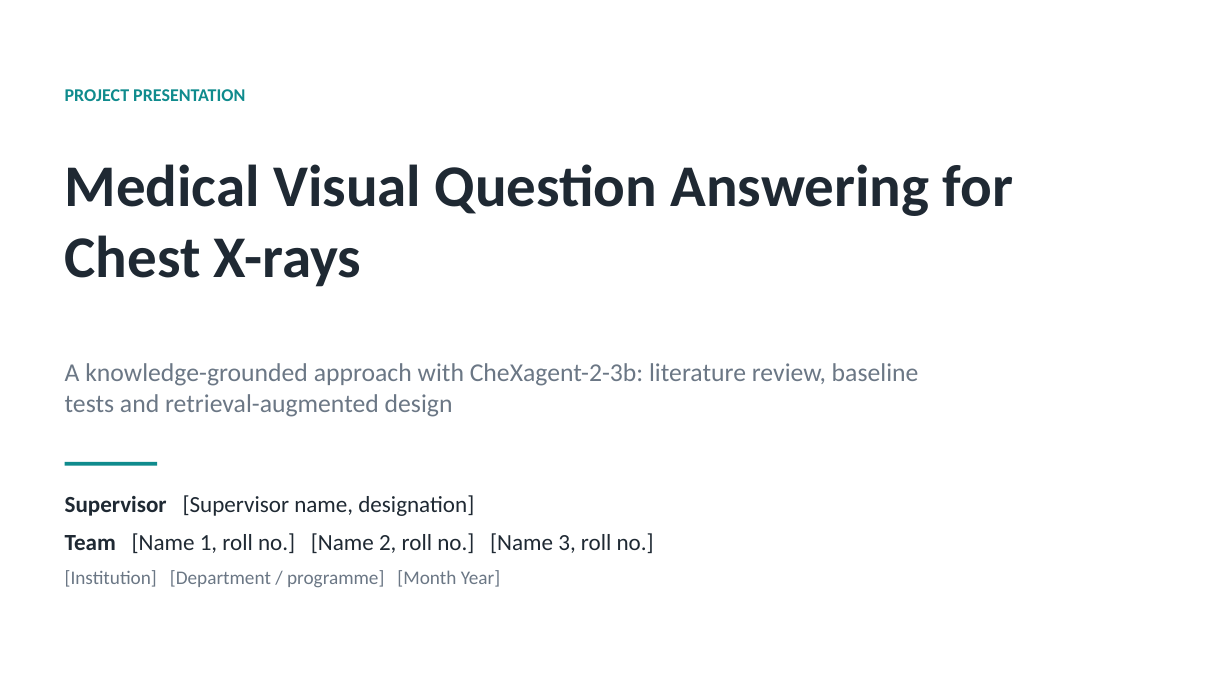
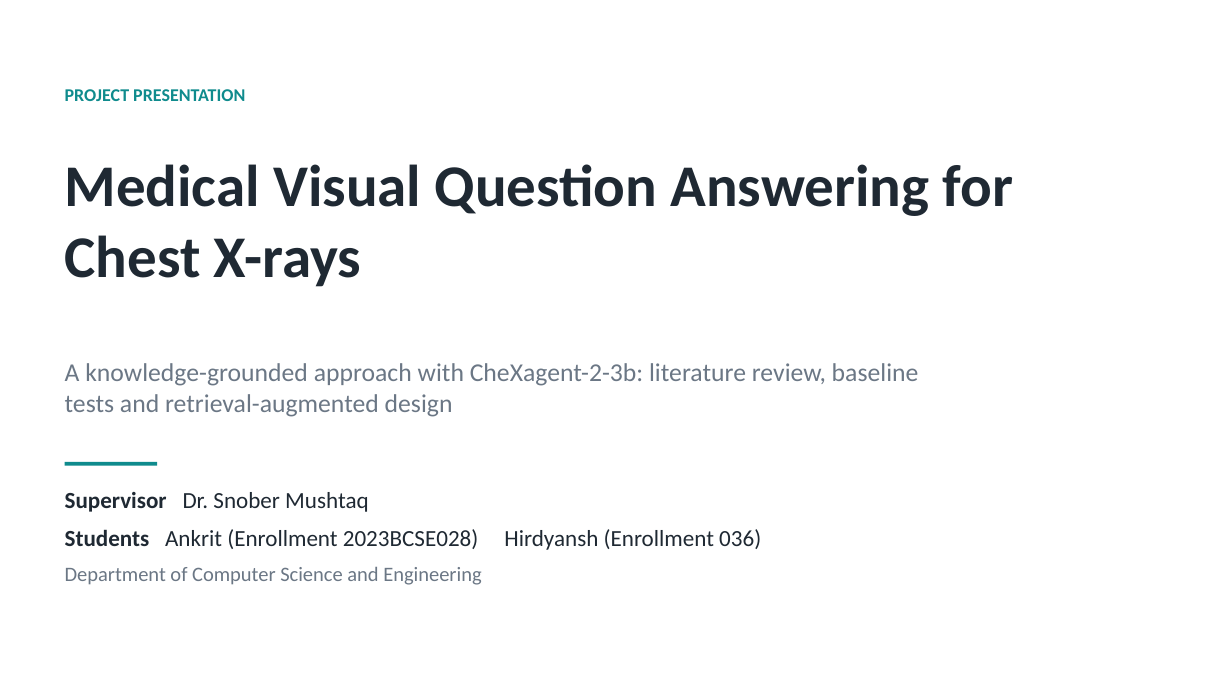
Before and after one commit to Ankritjarngal/medvqa-cxr-chexagent, a slide deck: slide 1 of deliverables/presentation/Medical_VQA_CXR_Project_Presentation.pptx. Drawn at 1232x693 pixels with LibreOffice and Linux fonts; fonts in the diff are those of the drawing. Boxes give left, top, right and bottom in pixels: in the first picture for what was removed or moved away, otherwise in the second. Text is boxed around its words. In the diff, an @@ line names an element or a change of style, - is before the commit and + after.

```diff
--- a/deliverables/presentation/Medical_VQA_CXR_Project_Presentation.pptx
+++ b/deliverables/presentation/Medical_VQA_CXR_Project_Presentation.pptx
@@ text at (x1=65, y1=492, x2=481, y2=585): text changed @@
-Supervisor [Supervisor name, designation]
-Team [Name 1, roll no.] [Name 2, roll no.] [Name 3, roll no.]
-[Institution] [Department / programme] [Month Year]
+Supervisor Dr. Snober Mushtaq
+Students Ankrit (Enrollment 2023BCSE028) Hirdyansh (Enrollment 036)
+Department of Computer Science and Engineering
```
Also in this commit, not shown: 52 other files.
